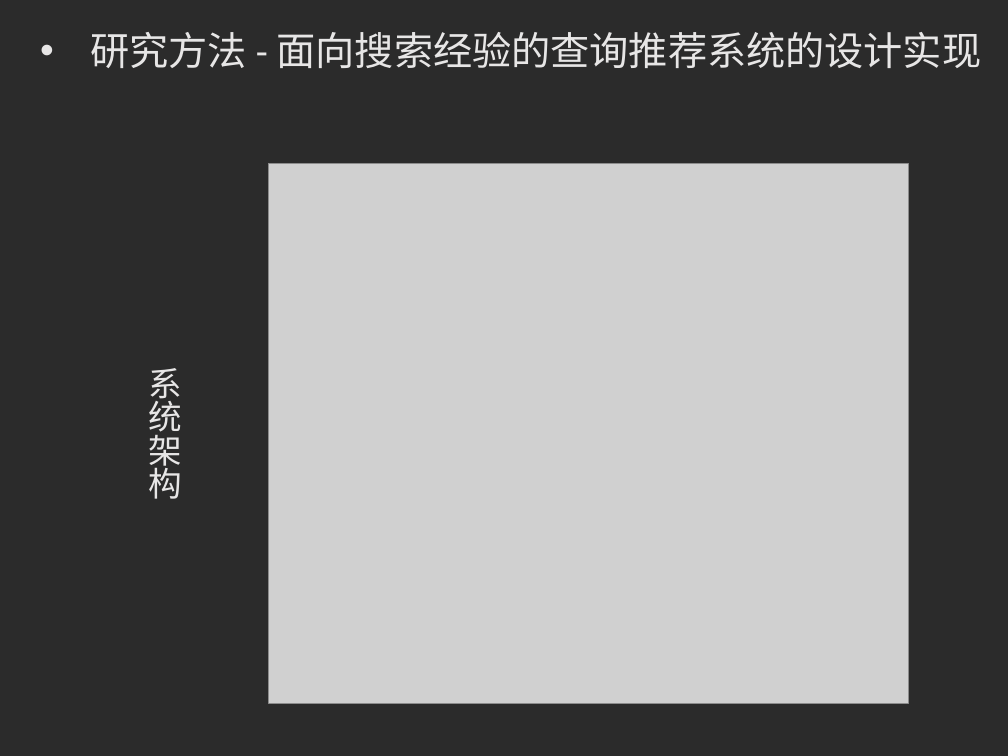
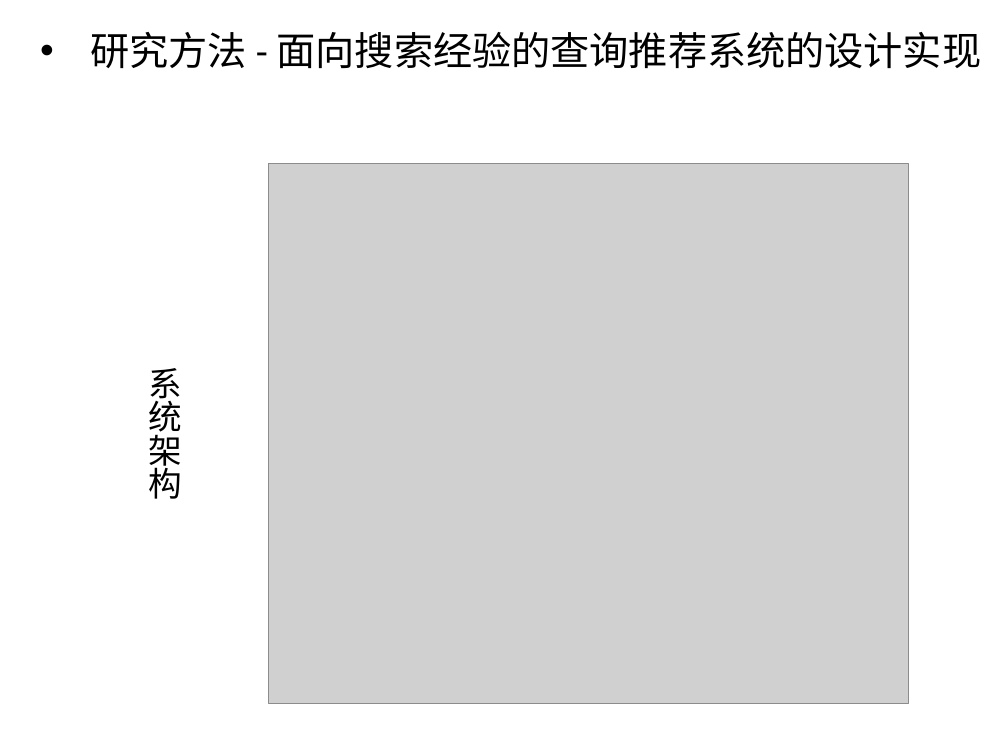
Before and after one commit to luxurymask/recommendation, a slide deck: slide 21 of phase5/答辩ppt.pptx (slide 15 before the commit). Drawn at 1008x756 pixels with LibreOffice and Linux fonts; fonts in the diff are those of the drawing; grey boxes stand for pictures; background and template pictures are left out; a plain dark background stands for a picture behind light text. Boxes give left, top, right and bottom in pixels: in the first picture for what was removed or moved away, otherwise in the second. Text is boxed around its words. In the diff, an @@ line names an element or a change of style, - is before the commit and + after.

Commit message:
因果经验提取算法

```diff
--- a/phase5/答辩ppt.pptx
+++ b/phase5/答辩ppt.pptx
@@ background picture (left out) to #FFFFFF @@
@@ text "研究方法 - 面向搜索经验的查询推荐系统的设计实现" at (91, 32, 982, 68): text colour #E7E6E6 to #000000 @@
@@ text "系统架构" at (148, 368, 182, 499): text colour #E7E6E6 to #000000 @@
```
Also in this commit, not shown: 14 other slides changed, 7 slides added.
